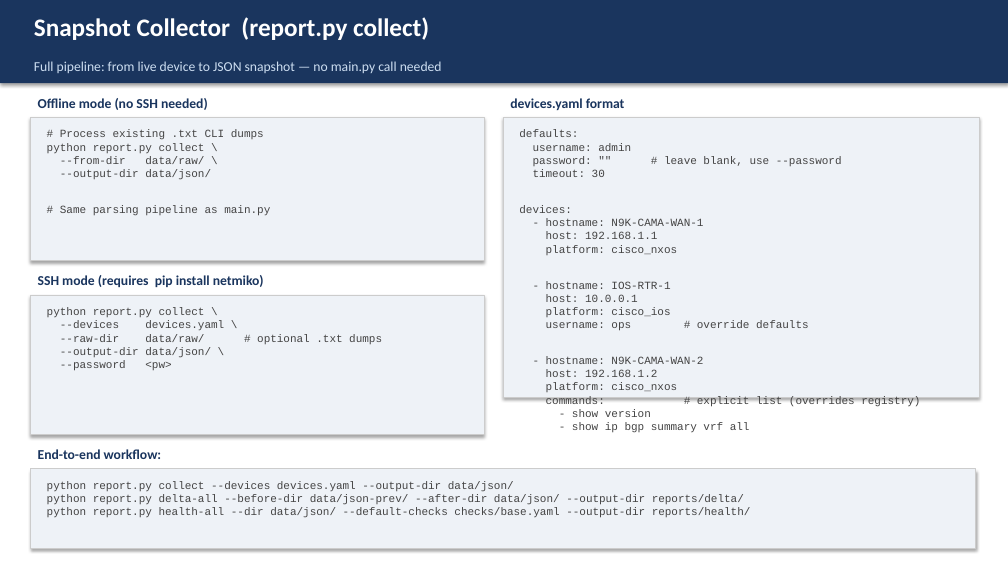
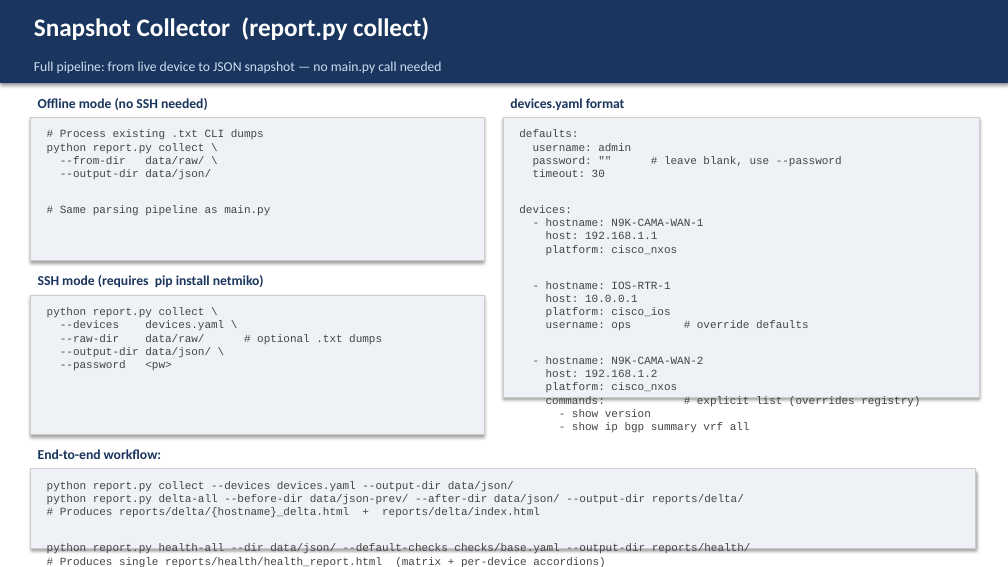
Before and after one commit to omi23484/checklist-project, a slide deck: slide 23 of network_cli_parser/PARSER_SOP.pptx. Drawn at 1008x567 pixels with LibreOffice and Linux fonts; fonts in the diff are those of the drawing. Boxes give left, top, right and bottom in pixels: in the first picture for what was removed or moved away, otherwise in the second. Text is boxed around its words. In the diff, an @@ line names an element or a change of style, - is before the commit and + after.

```diff
--- a/network_cli_parser/PARSER_SOP.pptx
+++ b/network_cli_parser/PARSER_SOP.pptx
@@ text at box(60, 508, 540, 518): paragraph added @@
+# Produces reports/delta/{hostname}_delta.html + reports/delta/index.html
@@ text at box(60, 557, 605, 567): paragraph added @@
+# Produces single reports/health/health_report.html (matrix + per-device accordions)
```
Also in this commit, not shown: 2 other slides changed, 2 other files.
